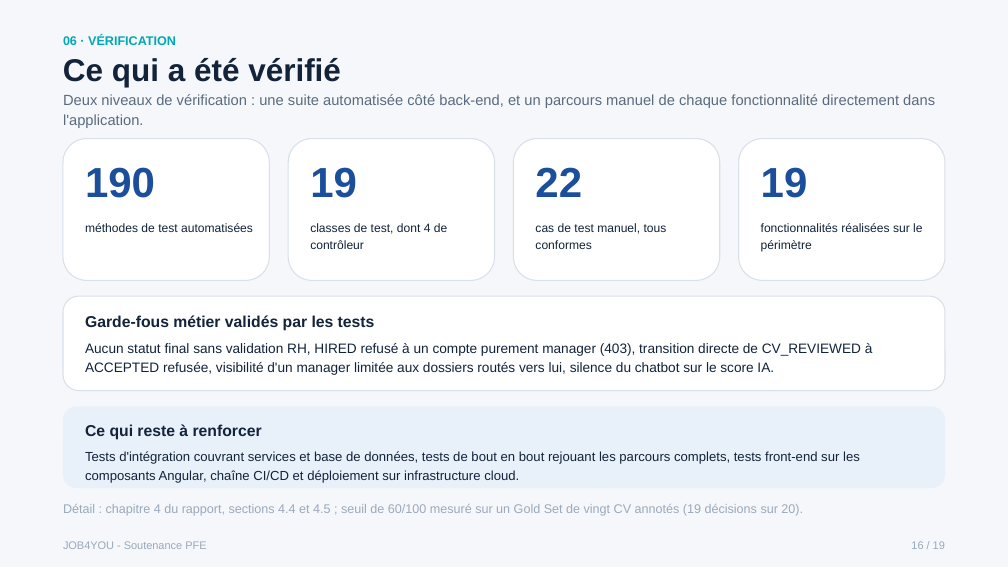
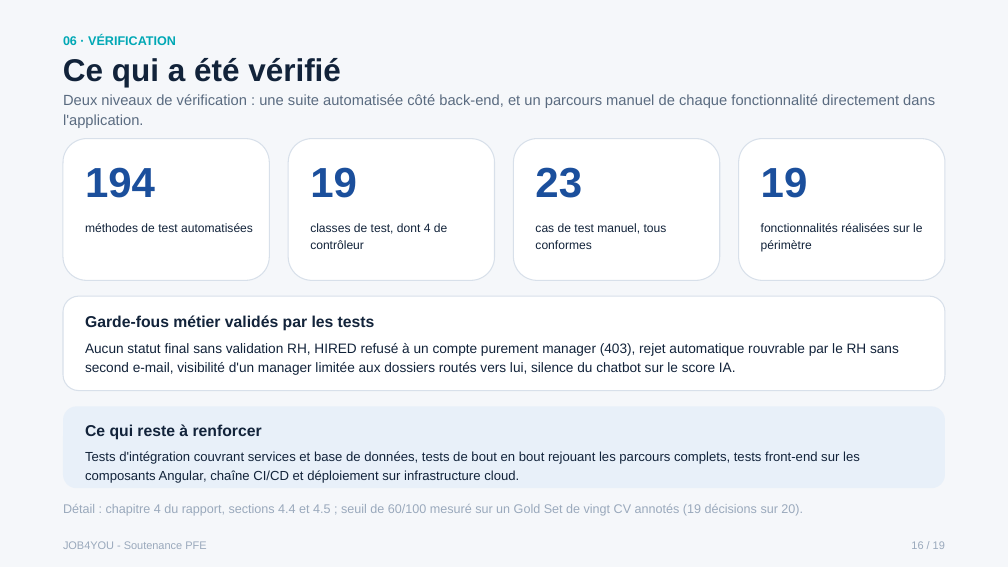
Before and after one commit to bargaouihaythem/FindYourJob, a slide deck: slide 16 of Rapport-PFE/finalreport/Soutenance_JOB4YOU_Haythem_Bargaoui.pptx. Drawn at 1008x567 pixels with LibreOffice and Linux fonts; fonts in the diff are those of the drawing. Boxes give left, top, right and bottom in pixels: in the first picture for what was removed or moved away, otherwise in the second. Text is boxed around its words. In the diff, an @@ line names an element or a change of style, - is before the commit and + after.

```diff
--- a/Rapport-PFE/finalreport/Soutenance_JOB4YOU_Haythem_Bargaoui.pptx
+++ b/Rapport-PFE/finalreport/Soutenance_JOB4YOU_Haythem_Bargaoui.pptx
@@ text at bbox=[85, 167, 155, 198]: text changed @@
-190
+194
@@ text at bbox=[535, 167, 582, 198]: text changed @@
-22
+23
@@ text at bbox=[85, 343, 899, 375]: text changed @@
-Aucun statut final sans validation RH, HIRED refusé à un compte purement manager (403), transition directe de CV_REVIEWED à ACCEPTED refusée, visibilité d'un manager limitée aux dossiers routés vers lui, silence du chatbot sur le score IA.
+Aucun statut final sans validation RH, HIRED refusé à un compte purement manager (403), rejet automatique rouvrable par le RH sans second e-mail, visibilité d'un manager limitée aux dossiers routés vers lui, silence du chatbot sur le score IA.
```
Also in this commit, not shown: 2 other slides changed, 2 other files.
